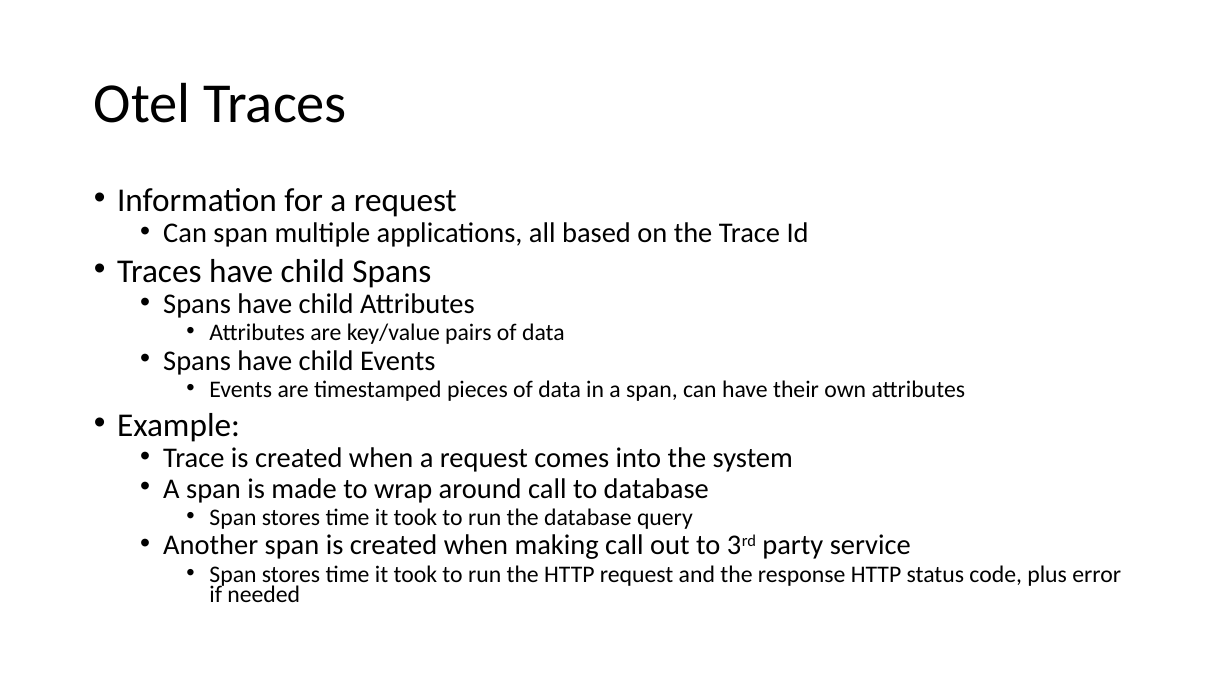
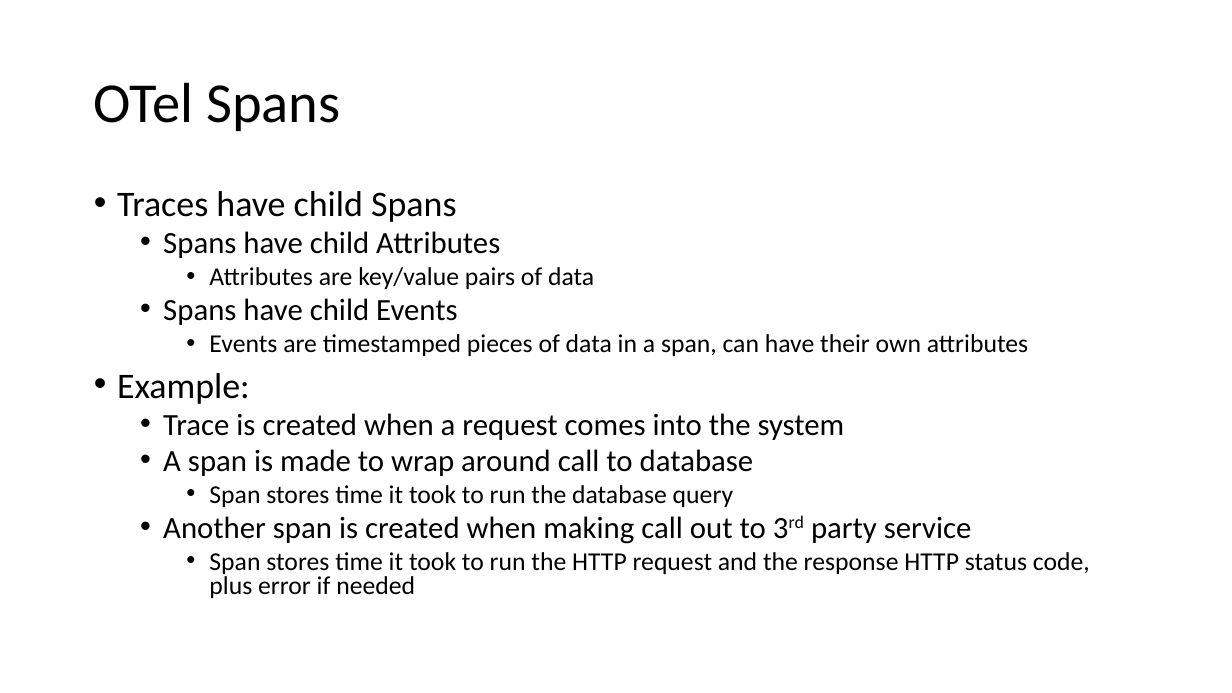
Before and after one commit to ProgrammerAL/Presentations-2023, a slide deck: slide 11 of 2023-03 - Orlando Code Camp - OpenTelemetry/Presentation.pptx (slide 10 before the commit). Drawn at 1232x693 pixels with LibreOffice and Linux fonts; fonts in the diff are those of the drawing. Boxes give left, top, right and bottom in pixels: in the first picture for what was removed or moved away, otherwise in the second. Text is boxed around its words. In the diff, an @@ line names an element or a change of style, - is before the commit and + after.

```diff
--- a/2023-03 - Orlando Code Camp - OpenTelemetry/Presentation.pptx
+++ b/2023-03 - Orlando Code Camp - OpenTelemetry/Presentation.pptx
@@ title at (x1=94, y1=82, x2=340, y2=131): text changed @@
-Otel Traces
+OTel Spans
@@ text "Traces have child Spans" at (x1=117, y1=191, x2=1090, y2=598): size 25.9 to 28 pt in "Traces have child Spans", "Example:"; size 22.2 to 24 pt in "Spans have child Attributes", "Spans have child Events", "Trace is created when a request comes ...", "A span is made to wrap around ..." and 1 more places; size 18.5 to 20 pt in "Attributes are key/value pairs of data", "Events are timestamped pieces of data in ...", "Span stores time it took to run ...", "Span stores time it took to run ..."; line spacing 0.7 to 0.8 @@
@@ text at (x1=117, y1=188, x2=809, y2=247): paragraphs removed @@
-• Information for a request
-  • Can span multiple applications, all based on the Trace Id
```
Also in this commit, not shown: 6 other slides changed, 5 slides added.
